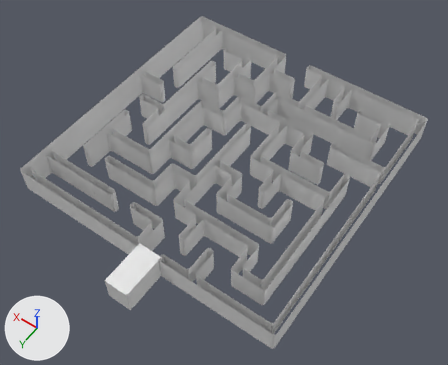
Two versions of the FBX model Progetto_SVG/Assets/Assets/Models/Maze.fbx, one commit apart.
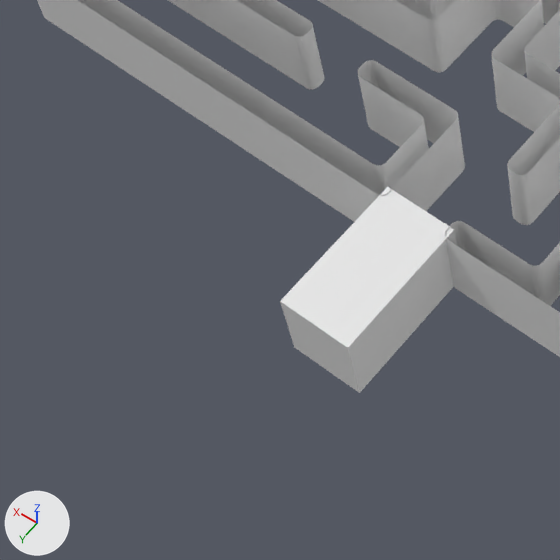
There are two pictures of each version: one whole from a 50 mm lens placed at (-56.3, 81.7, 118.3), pointed at (-2.9, 6.9, 0.8), one close up on the part from 3% to 44% of the width and 50% to 100% of the height. Lighting does not change. The marker at lower left points along +X, +Y and +Z. Where no turn or scale is listed for an object, it has been applied to the vertices.
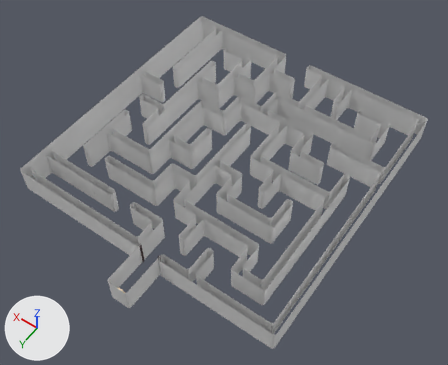
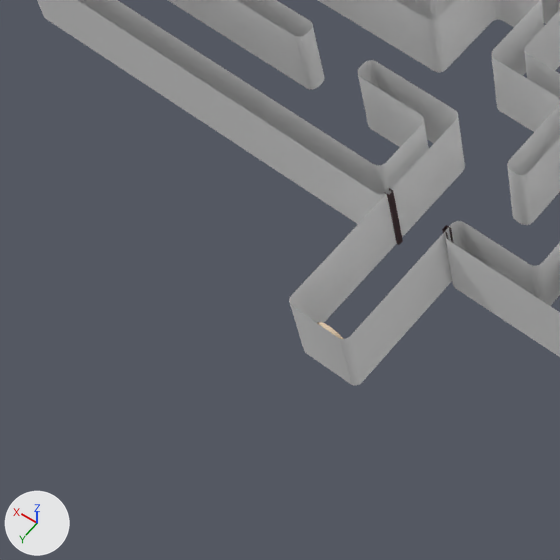
Where the change shows, as pixel boxes (x1, y1, x2, y2) in the close-ups (560 x 560 px):
'Cube.001', reshaped, moved
    before: (280, 187, 457, 393)
    after: (385, 188, 453, 245)
'Plane.004', added
    after: (289, 192, 452, 386)

Diff of the bpy script that builds the scene:
```diff
--- a/Progetto_SVG/Assets/Assets/Models/Maze.fbx.py
+++ b/Progetto_SVG/Assets/Assets/Models/Maze.fbx.py
@@ mat_material @@
+mat_material = principled_material('Material')
+mat_material.base_color = (0.0261, 0.0, 0.00354)  # dark red #2d000c
@@ me_cube_001 @@
 # used by ob_cube_001; location = (-3.42, 34.08, 0.17)
-me_cube_001.from_pydata(...)  # 8 vertices, 4 faces; spans x -2.96..2.96, y 0.16..11.13, z -0.17..6.31
+me_cube_001.from_pydata(...)  # 16 vertices, 6 faces; spans x -2.78..2.78, y -0.21..0.21, z -3.36..3.36
+# me_cube_001 part 1: the whole mesh is rebuilt
+me_cube_001.materials.append(mat_material)  # dark red #2d000c
@@ me_plane_005 @@
+me_plane_005.from_pydata(...)  # 125 vertices, 96 faces; spans x -6.01..-0.86, y 34.56..45.07, z 0.0..6.63
@@ ob_cube_001 @@
 ob_cube_001 = bpy.data.objects.new('Cube.001', me_cube_001)
-ob_cube_001.location = (-3.42, 34.08, 0.17)
+ob_cube_001.location = (-3.43, 34.56, 3.31)
@@ ob_plane_004 @@
+ob_plane_004 = bpy.data.objects.new('Plane.004', me_plane_005)
+ob_plane_004.location = (0.0, 0.0, 0.0)
```
